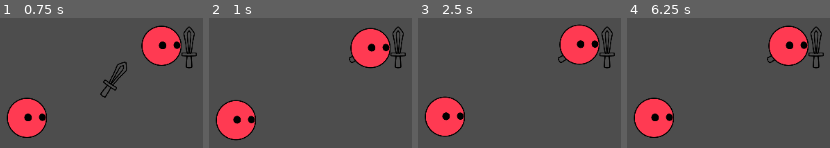
Above: before the commit, frames 1-4 (left to right).
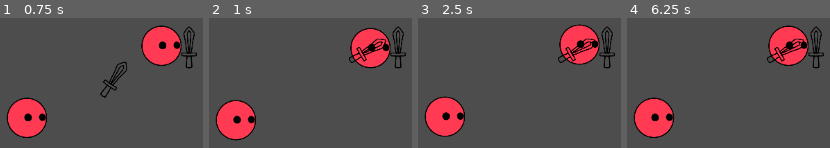
Above: after the commit, the same moments.

Repository: HoneyPony/impish-descent-future
Game: Godot game, scene res://Game.tscn
Two runs of this game, one before a commit and one after it. Both use one fixed random seed, a clock stepped at 60 frames per second and the inputs below.
Inputs:
- Up to frame 1 (0.75 s): tap Enter at 0.5 s; hold D (player_right) from 0.53 s (still down)
- Up to frame 2 (1 s): keep holding D (player_right)
- Up to frame 3 (2.5 s): release D (player_right) at 1.28 s; hold D (player_right) from 2.03 s (still down)
- Up to frame 4 (6.25 s): tap Space at 3.5 s; release D (player_right) at 3.53 s; tap Enter at 5.75 s; hold D (player_right) from 5.78 s (still down)

Frame 1 is identical in both runs. In frame 2, 0.8% of the frame differs, in the area x 70-88%, y 15-34%; in frame 3, 0.8%; in frame 4, 0.8%.

Commit message:
Some ordering... will need to generally use Y sort

Diff:
--- a/players/player.tscn
+++ b/players/player.tscn
@@ -46,6 +46,7 @@
 height = 20.0
 
 [node name="Player" type="CharacterBody2D"]
+y_sort_enabled = true
 script = ExtResource("1_w5dbm")
 
 [node name="AnimationPlayer" type="AnimationPlayer" parent="."]
@@ -59,6 +60,8 @@
 position = Vector2(39, -2)
 
 [node name="Look" type="Sprite2D" parent="Item"]
+z_index = 5
+y_sort_enabled = true
 scale = Vector2(0.25, 0.25)
 texture = ExtResource("2_05pva")
 
